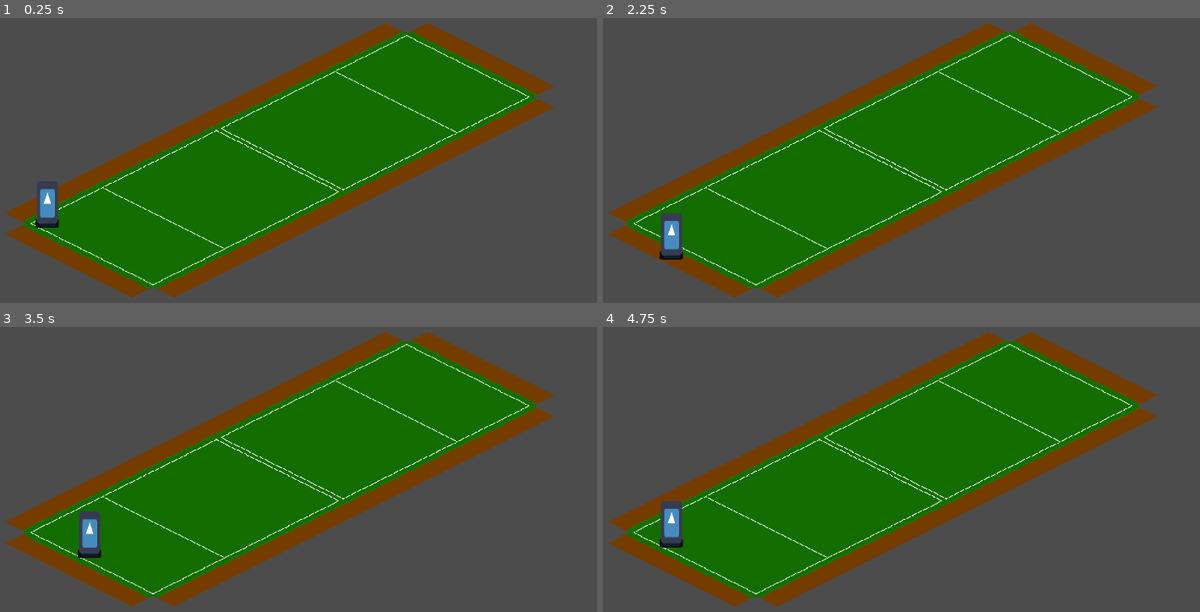
Above: before the commit, frames 1-4 (two rows, left to right).
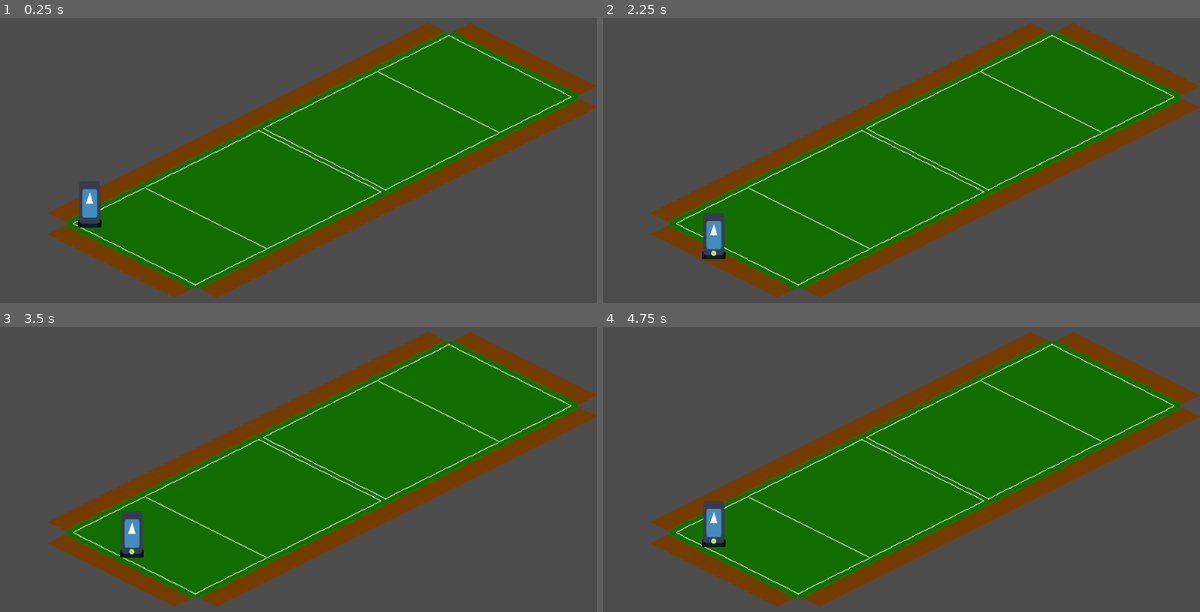
Above: after the commit, the same moments.

Repository: flarkminator/HF_01
Game: Godot game, scene res://Scenes/TestMap.tscn
Two runs of this game, one before a commit and one after it. Both use one fixed random seed, a clock stepped at 60 frames per second and the inputs below. The engine's default icon, where the game draws it, is replaced by a stand-in: a white triangle on a blue panel in a dark square.
Inputs:
- Up to frame 1 (0.25 s): no input
- Up to frame 2 (2.25 s): tap Enter at 0.5, 2 s; hold Right (ui_right) 0.53-1.28 s; tap A (ui_spawnball) at 0.6, 1.35, 2.1 s; tap Space at 1.25 s; hold Down (ui_down) 1.28-2.03 s; hold Right (ui_right) from 2.03 s (still down)
- Up to frame 3 (3.5 s): tap Space at 2.75 s; release Right (ui_right) at 2.78 s; hold Up (ui_up) from 2.78 s (still down); tap A (ui_spawnball) at 2.85 s
- Up to frame 4 (4.75 s): tap Enter at 3.5 s; release Up (ui_up) at 3.53 s; hold Left (ui_left) from 3.53 s (still down); tap A (ui_spawnball) at 3.6, 4.35 s; tap Space at 4.25 s

The runs differ from the first frame. In frame 1, 24% of the frame differs, in the area x 0-100%, y 1-99%; in frame 2, 25%; in frame 3, 25%; in frame 4, 25%.

Commit message:
added a global game mode script added a signal to the player / test_map for spawning the ball

Diff:
--- /dev/null
+++ b/Scenes/AnimatedSprite_Example.tscn
@@ -0,0 +1,17 @@
+[gd_scene load_steps=3 format=2]
+
+[ext_resource path="res://icon.png" type="Texture" id=1]
+
+[sub_resource type="SpriteFrames" id=1]
+animations = [ {
+"frames": [ ExtResource( 1 ), ExtResource( 1 ) ],
+"loop": true,
+"name": "default",
+"speed": 5.0
+} ]
+
+[node name="AnimatedSprite" type="AnimatedSprite"]
+position = Vector2( 10.5408, 3.42575 )
+frames = SubResource( 1 )
+
+[node name="Timer" type="Timer" parent="."]
--- a/Scenes/TestMap.tscn
+++ b/Scenes/TestMap.tscn
@@ -1,25 +1,17 @@
-[gd_scene load_steps=5 format=2]
+[gd_scene load_steps=3 format=2]
 
 [ext_resource path="res://Scripts/TestMap.gd" type="Script" id=1]
-[ext_resource path="res://Scenes/TennisBall.tscn" type="PackedScene" id=2]
-[ext_resource path="res://TileSets/GroundTiles_Grass.tres" type="TileSet" id=3]
-[ext_resource path="res://Scenes/Player.tscn" type="PackedScene" id=4]
+[ext_resource path="res://TileSets/GroundTiles_Grass.tres" type="TileSet" id=2]
 
 [node name="TestMap" type="Node2D"]
 script = ExtResource( 1 )
-TennisBall = ExtResource( 2 )
 
 [node name="TileMap" type="TileMap" parent="."]
 mode = 1
-tile_set = ExtResource( 3 )
+tile_set = ExtResource( 2 )
 cell_size = Vector2( 64, 32 )
 format = 1
 tile_data = PoolIntArray( -655344, 13, 0, -655343, 13, 0, -655342, 13, 0, -655341, 13, 0, -655340, 13, 0, -655339, 13,  …(2151 unchanged characters)…
 
-[node name="Player" parent="." instance=ExtResource( 4 )]
+[node name="SpawnPoint_Player" type="Node2D" parent="."]
 position = Vector2( 256, 400 )
-
-[node name="Camera2D" type="Camera2D" parent="."]
-position = Vector2( 576, 300 )
-current = true
-zoom = Vector2( 0.5, 0.5 )
--- /dev/null
+++ b/Scripts/GM_Match.gd
@@ -0,0 +1,23 @@
+# This file contains all the logic for the Game Mode: TENNIS MATCH
+# It keeps local copies of the active player, the balls that have been spawned, and it is what controls the flow of time in a match.
+# Time in this game only moves forward when you take actions (like swinging at the ball, or moving around the court).
+# That logic is handled by this game mode.
+extends Node
+
+
+var _tennis_ball = preload("res://Scenes/TennisBall.tscn").instance()
+var _player = preload("res://Scenes/Player.tscn").instance()
+
+var time_step = 0.01 # In seconds
+
+
+
+func get_ball():
+	return _tennis_ball
+
+func get_player():
+	return _player
+
+#warning-ignore:unused_argument
+func move_time_forward(delta):
+	pass
--- a/Scripts/Global.gd
+++ b/Scripts/Global.gd
@@ -1,5 +1,6 @@
 extends Node
 #warning-ignore-all:unused_class_variable
+#warning-ignore-all:unused_argument
 
 var PixelsPerTile_x = 64
 var PixelsPerTile_y = 32
--- a/Scripts/Player.gd
+++ b/Scripts/Player.gd
@@ -1,8 +1,9 @@
 extends Node2D
+
+signal serve_ball(location, direction)
 
 func _ready():
 	pass
-
 
 
 func _input(event):
@@ -14,6 +15,8 @@
 		move_by(Vector2(0, 1))
 	if Input.is_action_just_pressed("ui_left"):
 		move_by(Vector2(0, -1))
+	if Input.is_action_just_pressed("ui_spawnball"):
+		emit_signal("serve_ball", position, Vector3(5, 0, 5))
 
 func move_by(num_steps : Vector2):
 	var xPixels = num_steps.x * Global.PixelsPerTile_x / 2 + num_steps.y * Global.PixelsPerTile_x / 2
--- a/Scripts/TennisBall.gd
+++ b/Scripts/TennisBall.gd
@@ -1,4 +1,5 @@
 extends Node2D
+#warning-ignore-all:unused_class_variable
 
 var DragCoefficient = 0.55 # Scalar
 var Mass = 0.055 # kg
@@ -6,9 +7,8 @@
 var Circumfrence = 0.003421194 # Meters^2
 var RevolutionsPerSecond = 500.0
 
-var velocity = Vector2(30,0)
-var velocity3 = Vector3(5,0,5)
-var acceleration = Vector3(0,0,0)
+var velocity = Vector3(5,0,5)
+var acceleration = Vector3(0,0,Global.Gravity)
 var ball_height_offset = -3
 var ball_height = 0.0
 var time_in_air = 0.0
--- a/Scripts/TestMap.gd
+++ b/Scripts/TestMap.gd
@@ -1,15 +1,18 @@
 extends Node2D
 
-export (PackedScene) var TennisBall
-
-var active_ball
+var player
+var tennis_ball
 
 func _ready():
-	pass
+	player = GM_Match.get_player()
+	player.position = $SpawnPoint_Player.position
+	add_child(player)
+	player.connect("serve_ball", self, "_on_Player_serve_ball")
 
-func spawn_tennis_ball():
-	var starting_position = Global.MeterToPixel(Vector3(-9 * 1.371, 17 * 1.371, 0))
-	active_ball = TennisBall.instance()
-#	active_ball.position = Vector2(225, 400)
-	active_ball.position = Vector2(starting_position.x, starting_position.y - 16)
-	add_child(active_ball)
+func _on_Player_serve_ball(location, direction):
+	print("Yes, receiving serve signal")
+	tennis_ball = GM_Match.get_ball()
+	tennis_ball.position = location
+	tennis_ball.velocity = direction
+	if not self.has_node("TennisBall"):
+		add_child(tennis_ball)
--- a/project.godot
+++ b/project.godot
@@ -22,11 +22,7 @@
 [autoload]
 
 Global="*res://Scripts/Global.gd"
-
-[display]
-
-window/size/width=2048
-window/size/height=1200
+GM_Match="*res://Scripts/GM_Match.gd"
 
 [input]
 
